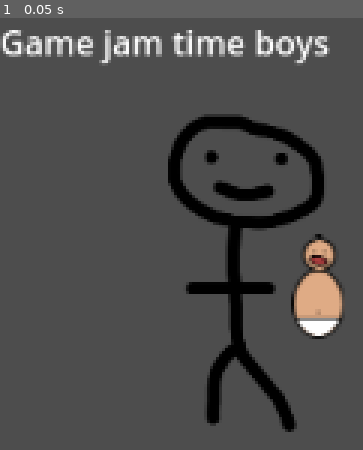
Above: before the commit, frame 1.
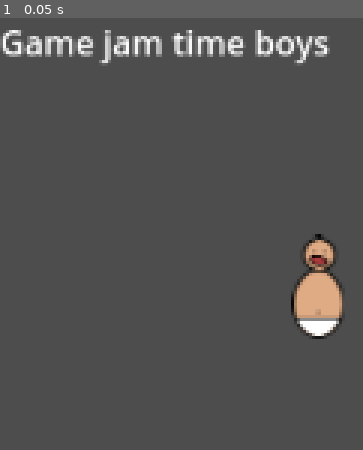
Above: after the commit, the same moment.

Repository: discoaaron/gamejam
Game: Godot game, scene res://Main.tscn
Two runs of this game, one before a commit and one after it. Both use one fixed random seed, a clock stepped at 60 frames per second and the inputs below.
Inputs:
- Up to frame 1 (0.05 s): no input

The runs differ from the first frame. In frame 1, 7.4% of the frame differs, in the area x 46-90%, y 22-96%.

Commit message:
Adds dad scene

Diff:
--- a/game/Main.tscn
+++ b/game/Main.tscn
@@ -1,19 +1,15 @@
 [gd_scene load_steps=3 format=3 uid="uid://xwxup6f3hc8h"]
 
-[ext_resource type="Texture2D" uid="uid://b8xkvd8n1cj0l" path="res://art/stickman.png" id="1_84x4l"]
+[ext_resource type="Script" path="res://main.gd" id="1_m74ch"]
 [ext_resource type="PackedScene" uid="uid://qquik506innj" path="res://scenes/baby.tscn" id="2_qm3xf"]
 
 [node name="Main" type="Node2D"]
+script = ExtResource("1_m74ch")
 
 [node name="Label" type="Label" parent="."]
 offset_right = 40.0
 offset_bottom = 23.0
 text = "Game jam time boys"
 
-[node name="Stickman" type="Sprite2D" parent="."]
-position = Vector2(116, 119)
-scale = Vector2(0.405, 0.405)
-texture = ExtResource("1_84x4l")
-
 [node name="Baby" parent="." instance=ExtResource("2_qm3xf")]
 position = Vector2(153, 129)
--- /dev/null
+++ b/game/main.gd
@@ -0,0 +1,10 @@
+extends Node2D
+
+# Called when the node enters the scene tree for the first time.
+func _ready() -> void:
+	pass
+
+
+# Called every frame. 'delta' is the elapsed time since the previous frame.
+func _process(delta: float) -> void:
+	pass
--- /dev/null
+++ b/game/scenes/dad.gd
@@ -0,0 +1,35 @@
+extends Node2D
+
+@export var speed = 400 # How fast the player will move (pixels/sec).
+@export var up = "not_set"
+@export var down = "not_set"
+@export var left = "not_set"
+@export var right = "not_set"
+
+var screen_size # Size of the game window.
+
+# Called when the node enters the scene tree for the first time.
+func _ready() -> void:
+	screen_size = get_viewport_rect().size
+
+
+# Called every frame. 'delta' is the elapsed time since the previous frame.
+func _process(delta: float) -> void:
+	var velocity = Vector2.ZERO # The player's movement vector.
+	if Input.is_action_pressed(up):
+		velocity.y -= 1
+	if Input.is_action_pressed(down):
+		velocity.y += 1
+	if Input.is_action_pressed(left):
+		velocity.x -= 1
+	if Input.is_action_pressed(right):
+		velocity.x += 1
+
+	if velocity.length() > 0:
+		velocity = velocity.normalized() * speed
+		#$AnimatedSprite2D.play()
+	#else:
+		#$AnimatedSprite2D.stop()
+
+	position += velocity * delta
+	position = position.clamp(Vector2.ZERO, screen_size)
--- /dev/null
+++ b/game/scenes/dad.tscn
@@ -0,0 +1,19 @@
+[gd_scene load_steps=4 format=3 uid="uid://b7pm5d2fv82l2"]
+
+[ext_resource type="Script" path="res://scenes/dad.gd" id="1_6knfq"]
+[ext_resource type="Texture2D" uid="uid://8mkdef3du7q0" path="res://art/Dad.png" id="1_v5e8r"]
+
+[sub_resource type="CircleShape2D" id="CircleShape2D_l7d5v"]
+radius = 3.10644
+
+[node name="Dad" type="Node2D"]
+script = ExtResource("1_6knfq")
+
+[node name="CharacterBody2D" type="CharacterBody2D" parent="."]
+
+[node name="CollisionShape2D" type="CollisionShape2D" parent="CharacterBody2D"]
+scale = Vector2(10, 10)
+shape = SubResource("CircleShape2D_l7d5v")
+
+[node name="Sprite2D" type="Sprite2D" parent="."]
+texture = ExtResource("1_v5e8r")
Not shown, added: game/art/Dad.png.import
